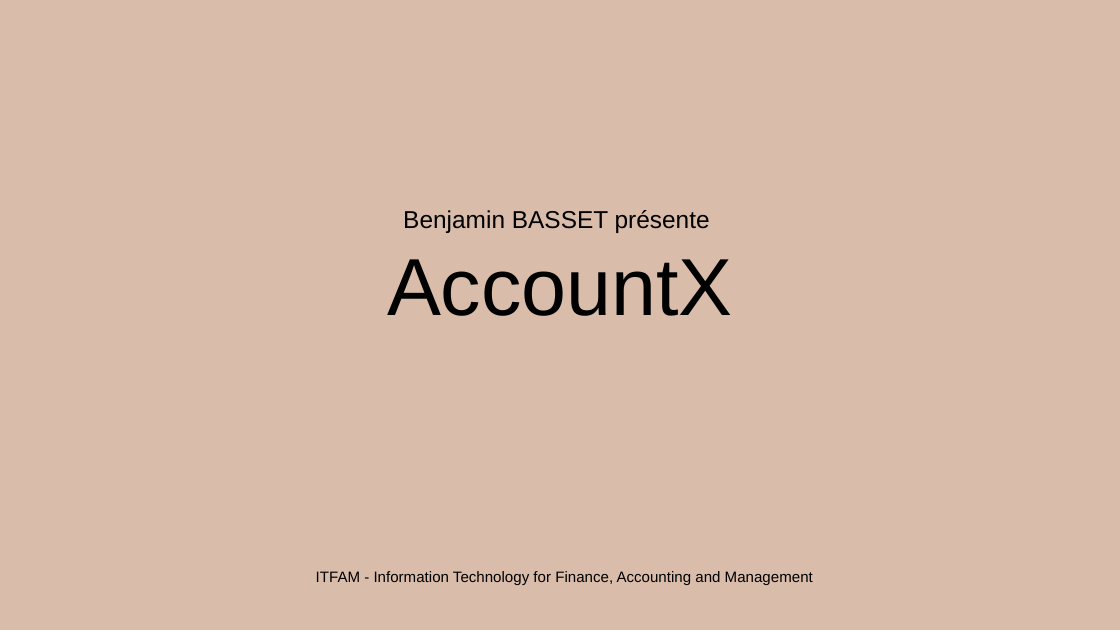
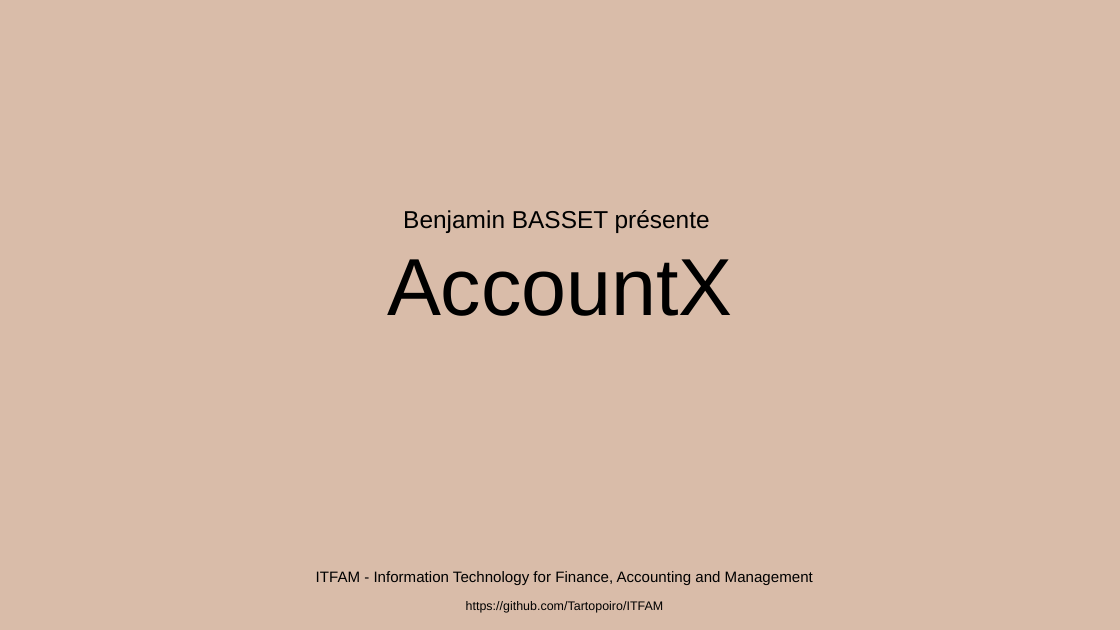
Before and after one commit to Tartopoiro/ITFAM-depreciated-, a slide deck: slide 1 of AccountX.pptx. Drawn at 1120x630 pixels with LibreOffice and Linux fonts; fonts in the diff are those of the drawing; background and template pictures are left out. Boxes give left, top, right and bottom in pixels: in the first picture for what was removed or moved away, otherwise in the second. Text is boxed around its words. In the diff, an @@ line names an element or a change of style, - is before the commit and + after.

```diff
--- a/AccountX.pptx
+++ b/AccountX.pptx
@@ text added at box(466, 601, 664, 613), 8 pt, text #000000 @@
+https://github.com/Tartopoiro/ITFAM
```
Also in this commit, not shown: 6 other slides changed, 7 other files.
